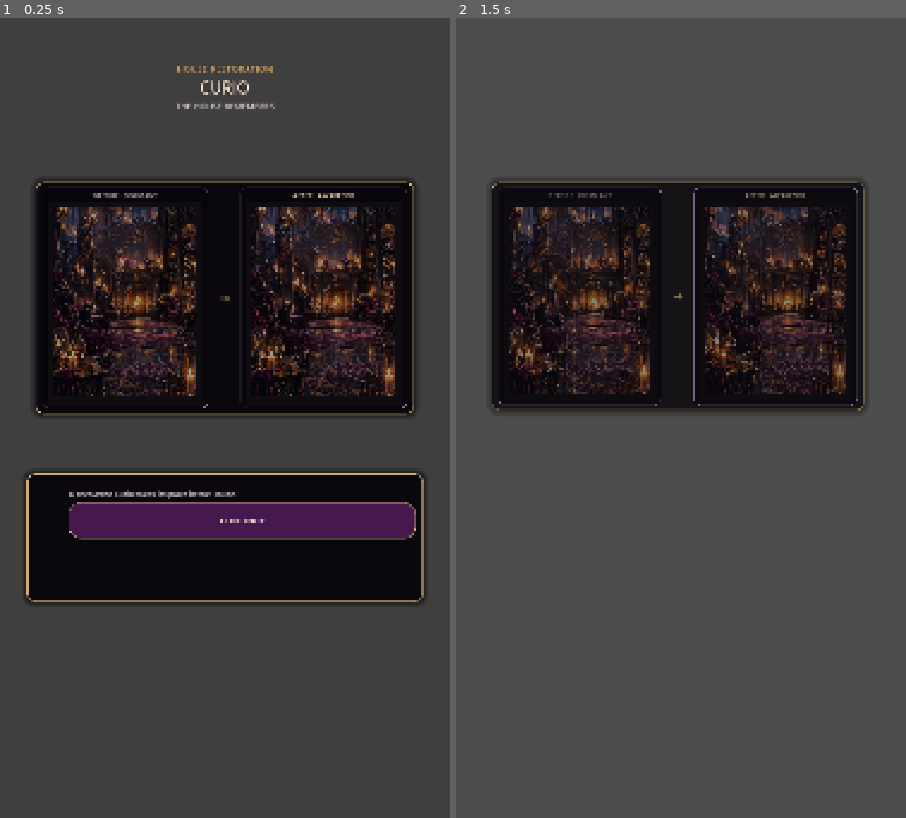
Above: before the commit, frames 1-2 (left to right).
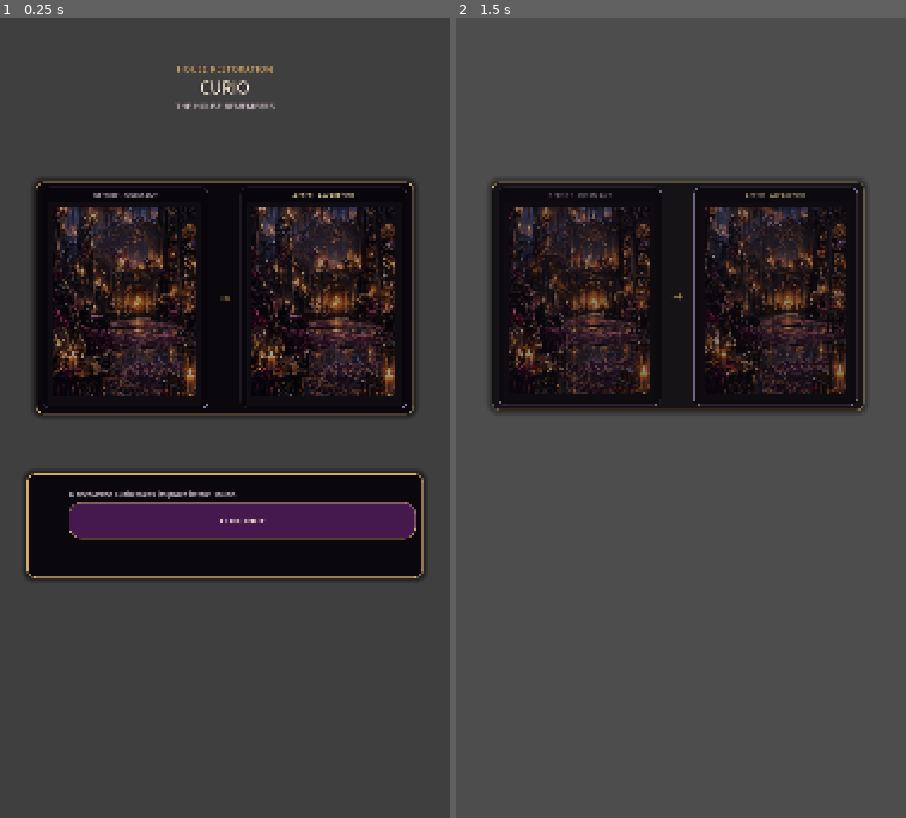
Above: after the commit, the same moments.

Repository: Jay-prodesign/akilta-match3
Game: Godot game, scene res://src/ui/home/restoration_overlay.tscn
The game is run twice, just before and just after one commit, with the same random seed, the same clock (stepped at 60 frames per second) and the same inputs. This scene is started directly instead of the project's main scene.
Inputs (mouse positions are in pixels of both pictures, inside the frame that each line leads up to):
- Up to frame 1 (0.25 s): no input
- Up to frame 2 (1.5 s): click "CONTINUE" at 0.5 s; tap Enter at 1.25 s; move the mouse to (780, 378) at 1.27 s; click (780, 378) at 1.42 s

The runs differ from the first frame. In frame 1, 3.2% of the frame differs, in the area x 5-95%, y 69-74%; in frame 2, nothing differs.

Commit message:
Keep Restoration ceremony summary compact

Diff:
--- a/src/ui/home/restoration_overlay.tscn
+++ b/src/ui/home/restoration_overlay.tscn
@@ -271,7 +271,7 @@
 anchor_left = 0.06
 anchor_top = 0.57
 anchor_right = 0.94
-anchor_bottom = 0.73
+anchor_bottom = 0.70
 grow_horizontal = 2
 grow_vertical = 2
 theme_override_styles/panel = SubResource("Card")
